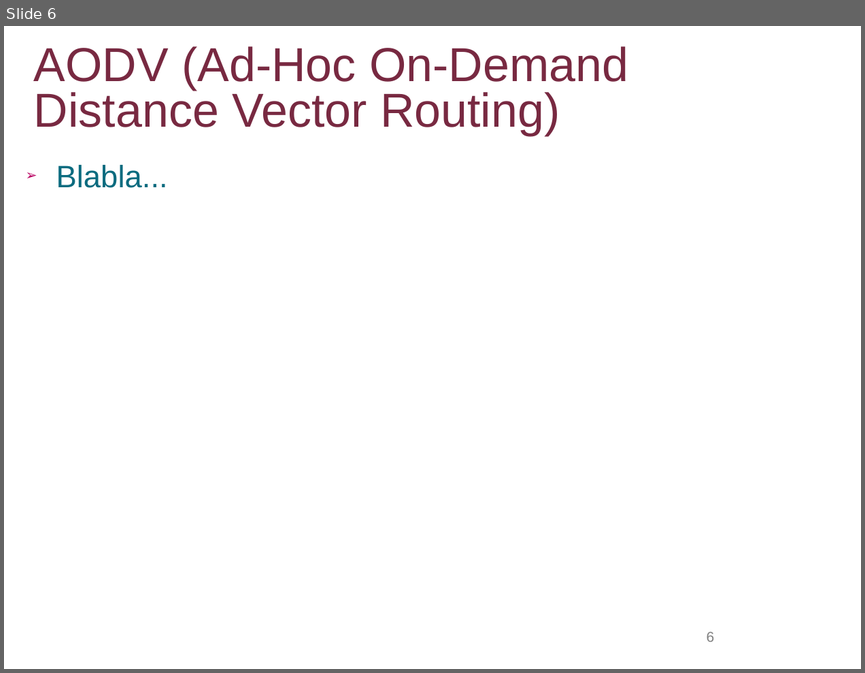
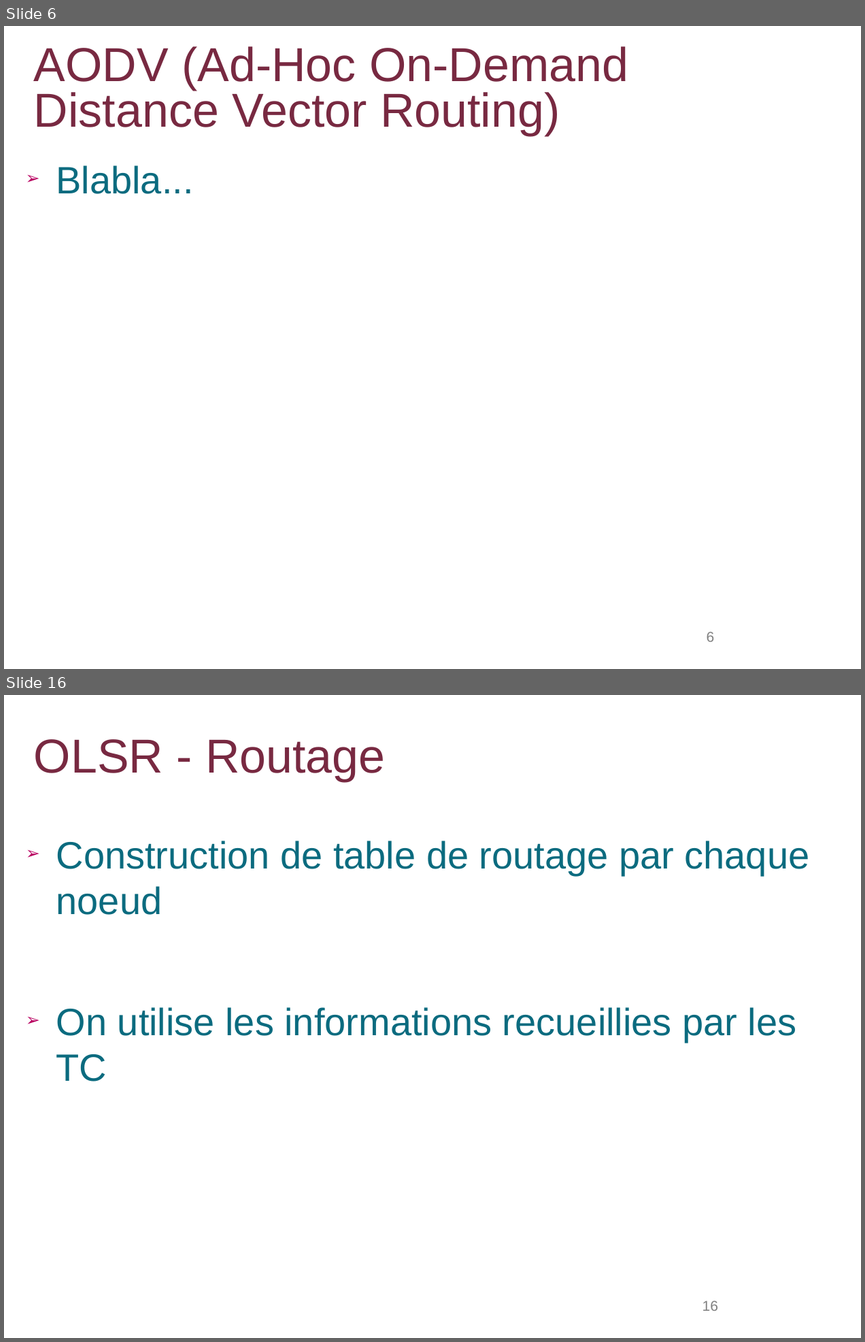
Before and after one commit to lbarbisan/adhoc, a slide deck: work/les_routages_adhoc.odp. Shown one above the other, each under a label of ours: slide 6 before the commit, slides 6 and 16 after it; the slides between them are not shown. The pictures are 865x673 and 865x1342 pixels, drawn with LibreOffice and Linux fonts; fonts in the diff are those of the drawing; background and template pictures are left out. Boxes give left, top, right and bottom in pixels: in the first picture for what was removed or moved away, otherwise in the second. Text is boxed around its words. In the diff, an @@ line names an element or a change of style, - is before the commit and + after.

Commit message:
Ajout des slides OLSR

```diff
--- a/work/les_routages_adhoc.odp
+++ b/work/les_routages_adhoc.odp
@@ slide 16 added at box(4, 695, 861, 1338), background #FFFFFF @@
@@ title added at box(34, 739, 385, 781), 40 pt, text #782941 @@
+OLSR - Routage
@@ text added at box(56, 841, 810, 1081), 32 pt, text #0B6B7F @@
+➢ Construction de table de routage par chaque noeud
+➢ On utilise les informations recueillies par les TC
@@ page number added at box(702, 1300, 718, 1310), 12 pt, text #808080 @@
+16
@@ slide 6 changed as well @@
@@ text "Blabla..." at box(56, 165, 194, 194): size 26 to 32 pt @@
```
Also in this commit, not shown: 15 other slides changed, 9 other slides added.
